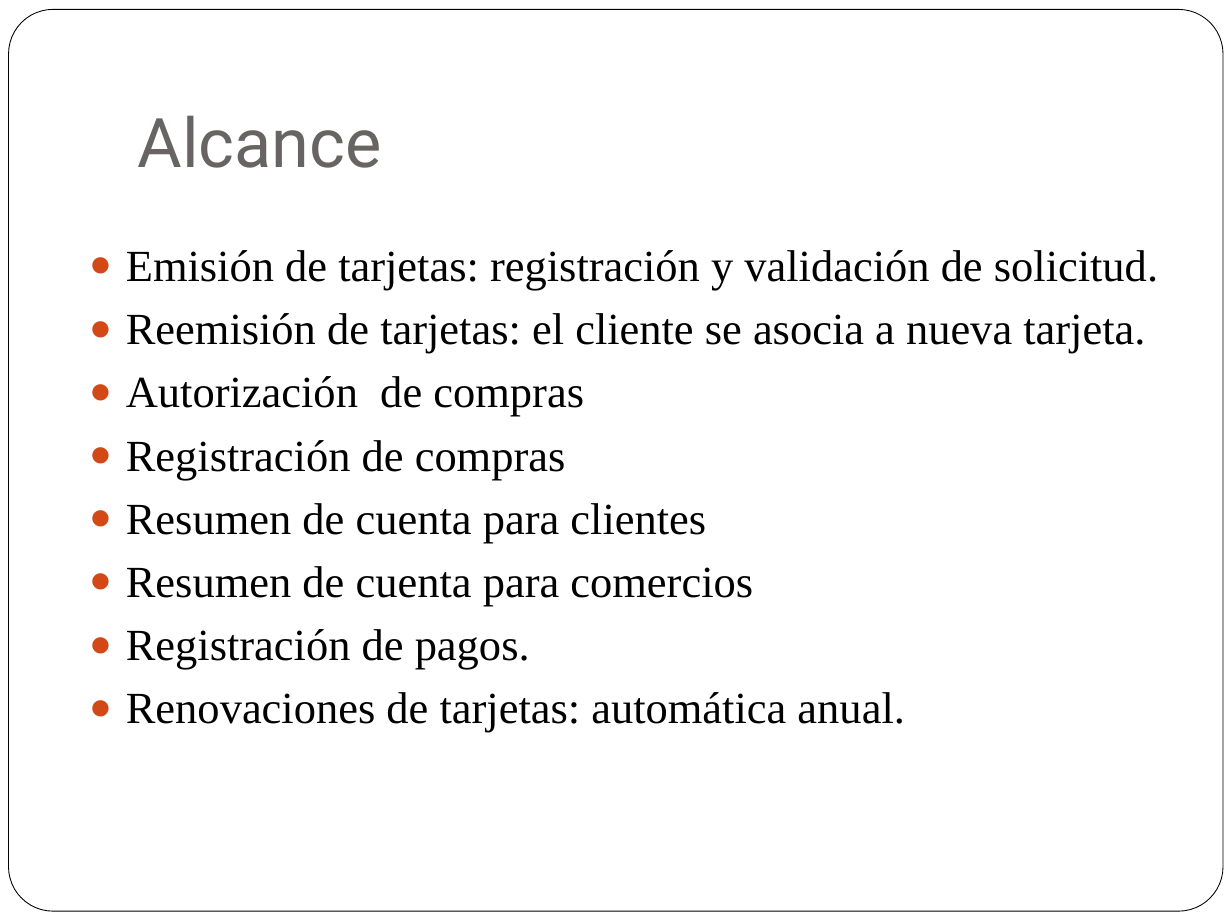
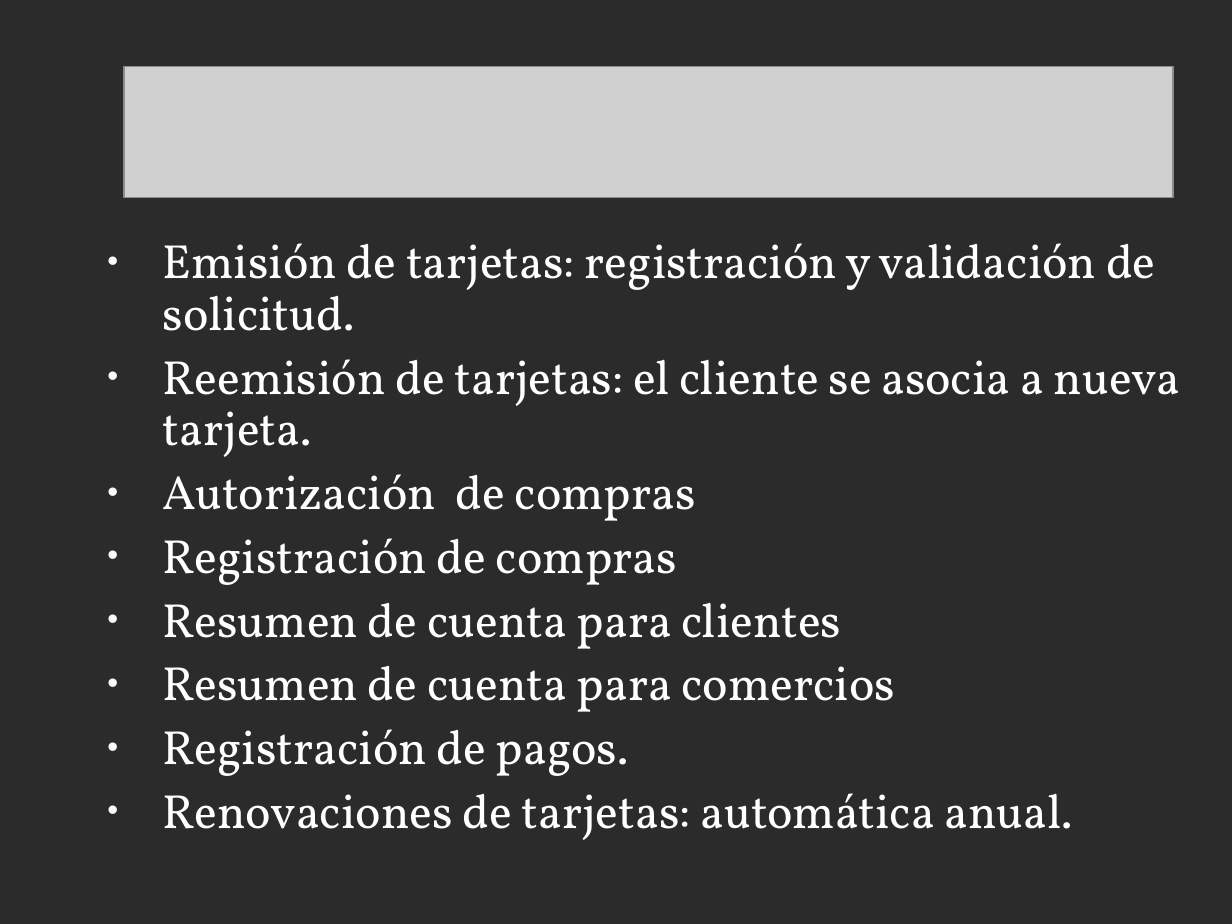
Before and after one commit to hernanfiuba24/fiuba-7509-shoppycard-g4, a slide deck: slide 4 of presentation/presentacion.ppt. Drawn at 1232x924 pixels with LibreOffice and Linux fonts; fonts in the diff are those of the drawing; grey boxes stand for pictures; background and template pictures are left out; a plain dark background stands for a picture behind light text. Boxes give left, top, right and bottom in pixels: in the first picture for what was removed or moved away, otherwise in the second. Text is boxed around its words. In the diff, an @@ line names an element or a change of style, - is before the commit and + after.

```diff
--- a/presentation/presentacion.ppt
+++ b/presentation/presentacion.ppt
@@ background #FFFFFF to picture (left out) @@
@@ rounded rectangle removed at [9,10,1223,912] @@
@@ picture added at [124,67,1173,197] @@
@@ title removed at [137,115,381,168] @@
-Alcance
@@ text "Emisión de tarjetas: registración y ..." at [163,243,1181,840]: size 26 to 28 pt, font Times New Roman to Vollkorn, text colour #000000 to #FFFFFF; bullet ● to •; line spacing 1 to 0.9; more space between paragraphs; bullet colour #D34817 to #F9F9F9 @@
```
Also in this commit, not shown: 6 other slides changed, 6 slides added, 6 slides removed.
